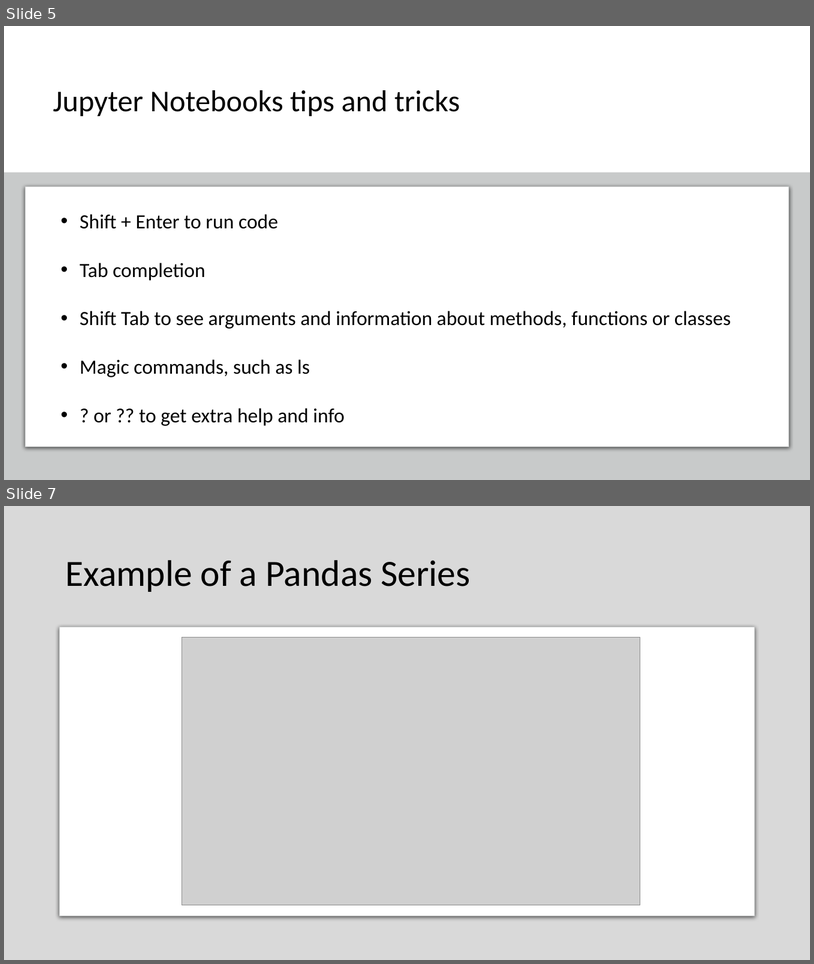
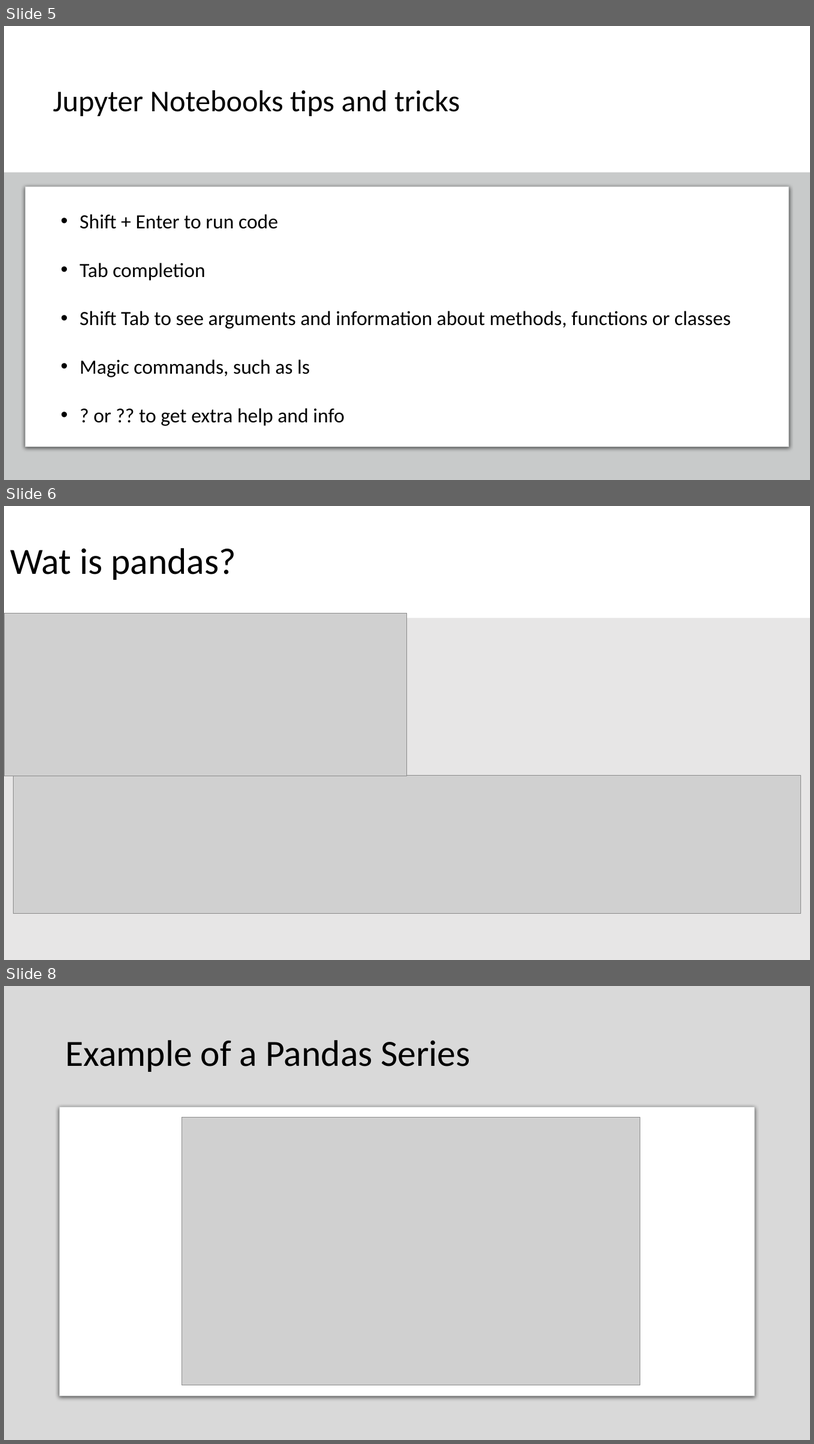
Before and after one commit to SandervandenOord/pandas_training, a slide deck: Pandas_Training_Slides.pptx. Shown one above the other, each under a label of ours: slides 5 and 7 before the commit, slides 5, 6 and 8 after it; the slides between them are not shown. The pictures are 814x964 and 814x1444 pixels, drawn with LibreOffice and Linux fonts; fonts in the diff are those of the drawing; grey boxes stand for pictures. Boxes give left, top, right and bottom in pixels: in the first picture for what was removed or moved away, otherwise in the second. Text is boxed around its words. In the diff, an @@ line names an element or a change of style, - is before the commit and + after.

Commit message:
added pandas description slide

```diff
--- a/Pandas_Training_Slides.pptx
+++ b/Pandas_Training_Slides.pptx
@@ slide 6 added at bbox=[4, 506, 810, 960], background #E7E6E6 @@
@@ title added at bbox=[4, 506, 810, 618], fill #FFFFFF, 44 pt, text #000000 @@
+Wat is pandas?
@@ picture added at bbox=[4, 613, 408, 776] @@
@@ picture added at bbox=[14, 775, 801, 914] @@
@@ what was slide 7 is now slide 8 @@
```
Also in this commit, not shown: 3 slides changed, 1 other slide added.
